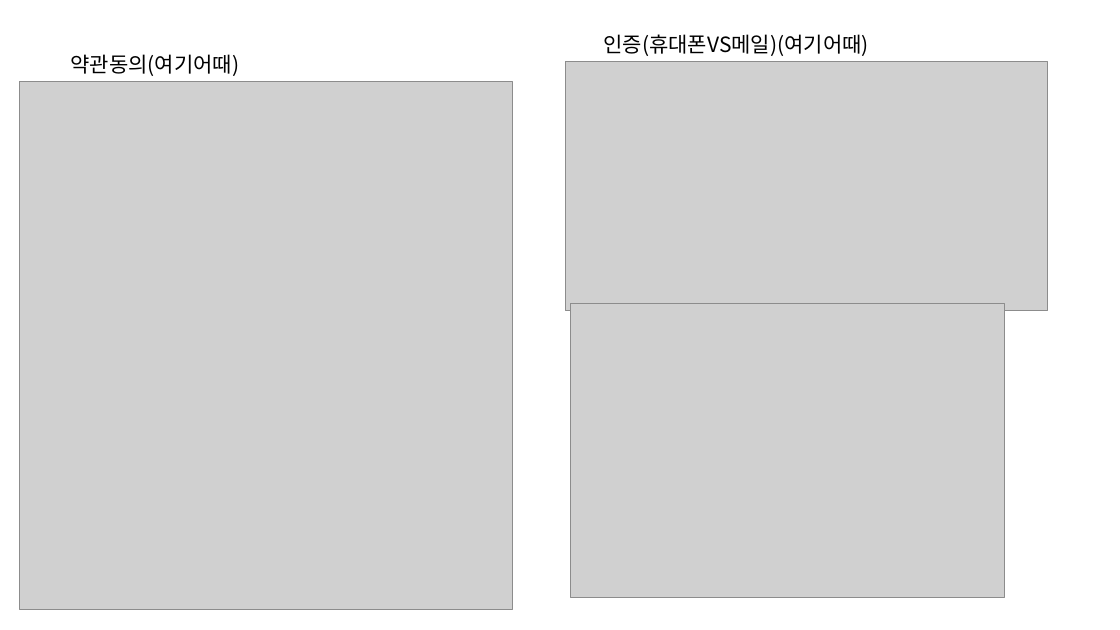
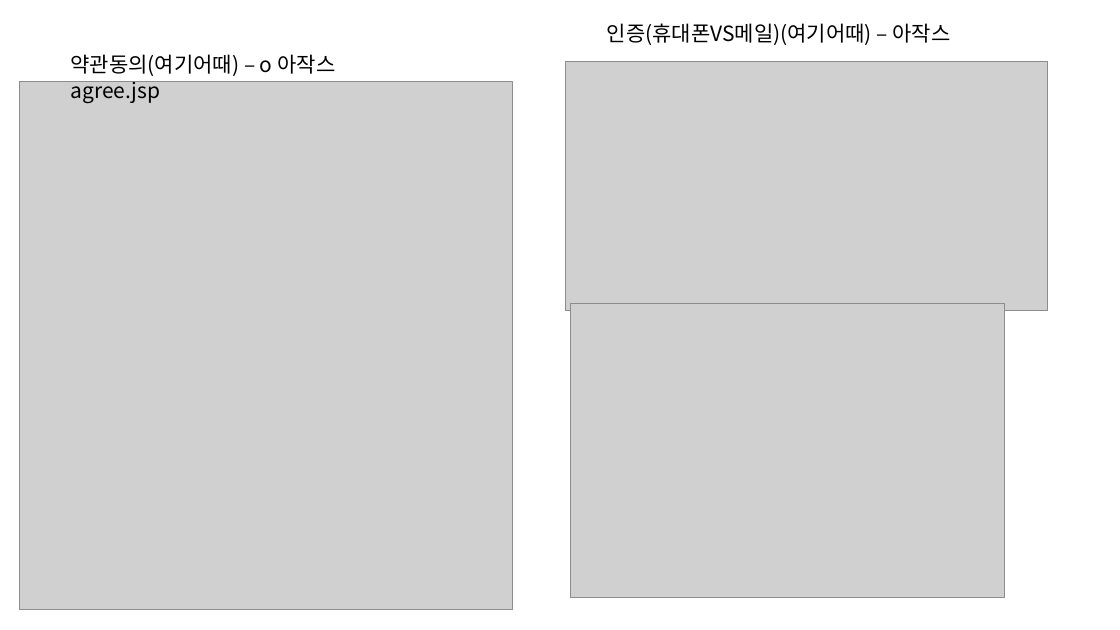
Before and after one commit to juyeon319/2024-nollrae, a slide deck: slide 4 of 로그인회원가입.pptx. Drawn at 1120x630 pixels with LibreOffice and Linux fonts; fonts in the diff are those of the drawing; grey boxes stand for pictures. Boxes give left, top, right and bottom in pixels: in the first picture for what was removed or moved away, otherwise in the second. Text is boxed around its words. In the diff, an @@ line names an element or a change of style, - is before the commit and + after.

```diff
--- a/로그인회원가입.pptx
+++ b/로그인회원가입.pptx
@@ text at box(607, 23, 951, 45): text changed @@
-인증(휴대폰VS메일)(여기어때)
+인증(휴대폰VS메일)(여기어때) – 아작스
@@ text at box(71, 54, 335, 103): text changed @@
-약관동의(여기어때)
+약관동의(여기어때) – o 아작스
+agree.jsp
```
Also in this commit, not shown: 4 other slides changed.
